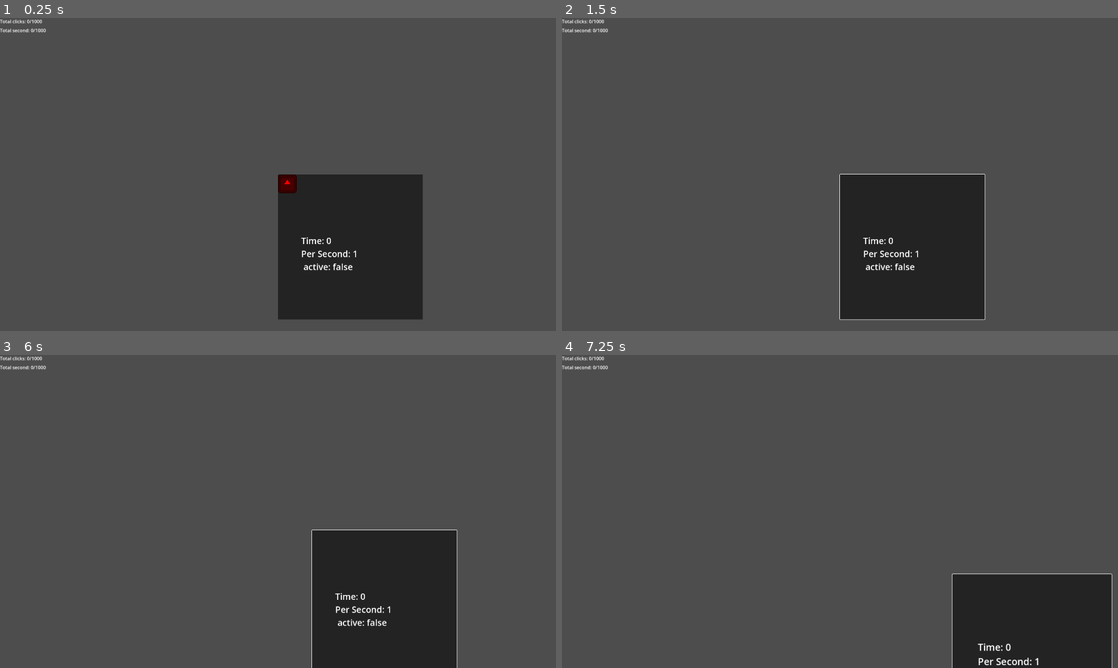
Above: before the commit, frames 1-4 (two rows, left to right).
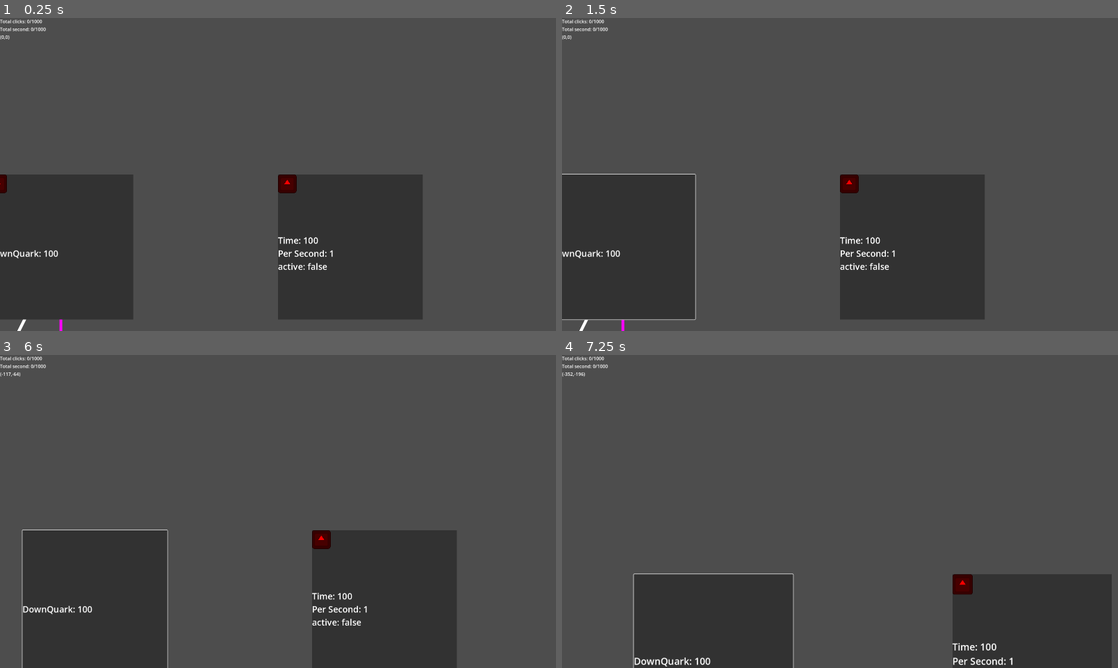
Above: after the commit, the same moments.

Repository: WilliamAHoffman/EmergentUniverse
Game: Godot game, scene res://scenes/root.tscn
Same seed, same stepped clock (60 frames per second), same inputs: the game is played once before the commit and once after it. The engine's default icon, where the game draws it, is replaced by a stand-in: a white triangle on a blue panel in a dark square.
Inputs (mouse positions are in pixels of both pictures, inside the frame that each line leads up to):
- Up to frame 1 (0.25 s): no input
- Up to frame 2 (1.5 s): click (912, 246) at 0.5 s; click (623, 246) at 1.27 s
- Up to frame 3 (6 s): click (350, 583) at 2 s; click (61, 583) at 2.77 s; click (350, 583) at 3.5 s; click (61, 583) at 4.27 s; tap Enter at 5 s; move the mouse to (400, 495) at 5.02 s; click (400, 495) at 5.1 s; tap Space at 5.75 s; drag from (166, 527) to (250, 574) at 5.77 s
- Up to frame 4 (7.25 s): tap Enter at 6.5 s; move the mouse to (895, 442) at 6.52 s; tap Mouse wheel up (wheel_up) at 6.6 s; click (895, 442) at 6.67 s

The runs differ from the first frame. In frame 1, 12% of the frame differs, in the area x 0-65%, y 2-100%; in frame 2, 12%; in frame 3, 12%, in the area x 0-83%, y 2-100%; in frame 4, 9.5%.

Commit message:
made ui improvements

Diff:
--- a/project.godot
+++ b/project.godot
@@ -17,8 +17,8 @@
 
 [autoload]
 
-Player="*res://scripts/player scripts/player.gd"
-EventBus="*res://scripts/event_bus.gd"
+Player="*res://scripts/global_loaded/player scripts/player.gd"
+EventBus="*res://scripts/global_loaded/event_bus.gd"
 
 [display]
 
@@ -32,6 +32,7 @@
 "res://data/": "red",
 "res://scenes/": "green",
 "res://scripts/": "pink",
+"res://scripts/global_loaded/": "red",
 "res://sprites/": "yellow"
 }
 
--- a/scenes/buttontemplate.tscn
+++ b/scenes/buttontemplate.tscn
@@ -13,38 +13,23 @@
 size_flags_vertical = 3
 theme_type_variation = &"FlatButton"
 
-[node name="ColorRect" type="ColorRect" parent="."]
+[node name="MarginContainer" type="MarginContainer" parent="."]
+layout_mode = 0
+offset_right = 500.0
+offset_bottom = 500.0
+
+[node name="Label" type="Label" parent="MarginContainer"]
+layout_mode = 2
+theme_override_font_sizes/font_size = 30
+
+[node name="ColorRect" type="ColorRect" parent="MarginContainer"]
 z_index = -1
 z_as_relative = false
 custom_minimum_size = Vector2(500, 500)
 layout_mode = 2
-offset_right = 500.0
-offset_bottom = 500.0
-grow_horizontal = 2
-grow_vertical = 2
 color = Color(0.194349, 0.194349, 0.194349, 1)
 
-[node name="Button" type="Button" parent="."]
-layout_mode = 1
-anchors_preset = 15
-anchor_right = 1.0
-anchor_bottom = 1.0
-grow_horizontal = 2
-grow_vertical = 2
+[node name="Button" type="Button" parent="MarginContainer"]
+layout_mode = 2
 theme_override_font_sizes/font_size = 50
-
-[node name="Label" type="Label" parent="Button"]
-layout_mode = 1
-anchors_preset = 8
-anchor_left = 0.5
-anchor_top = 0.5
-anchor_right = 0.5
-anchor_bottom = 0.5
-offset_left = -170.0
-offset_top = -21.0
-offset_right = 170.0
-offset_bottom = 21.0
-grow_horizontal = 2
-grow_vertical = 2
-theme_override_font_sizes/font_size = 30
-text = "helllllllllllllllllllllooooooo"
+flat = true
--- a/scenes/root.tscn
+++ b/scenes/root.tscn
@@ -15,28 +15,36 @@
 
 [node name="CanvasLayer" type="CanvasLayer" parent="PlayerCamera"]
 
-[node name="DisplayManager" type="Control" parent="PlayerCamera/CanvasLayer" node_paths=PackedStringArray("click_counter", "second_counter")]
+[node name="DisplayManager" type="Control" parent="PlayerCamera/CanvasLayer" node_paths=PackedStringArray("click_counter", "second_counter", "coordinates", "camera")]
 layout_mode = 3
 anchors_preset = 0
 offset_right = 312.0
 offset_bottom = 381.0
 script = ExtResource("6_iwpn0")
-click_counter = NodePath("ClickCounter")
-second_counter = NodePath("SecondCounter")
+click_counter = NodePath("VBoxContainer/ClickCounter")
+second_counter = NodePath("VBoxContainer/SecondCounter")
+coordinates = NodePath("VBoxContainer/Coordinates")
+camera = NodePath("../..")
 metadata/_edit_use_anchors_ = true
 
-[node name="ClickCounter" type="Label" parent="PlayerCamera/CanvasLayer/DisplayManager"]
-layout_mode = 0
-offset_right = 181.0
-offset_bottom = 29.0
+[node name="VBoxContainer" type="VBoxContainer" parent="PlayerCamera/CanvasLayer/DisplayManager"]
+layout_mode = 1
+anchors_preset = 15
+anchor_right = 1.0
+anchor_bottom = 1.0
+grow_horizontal = 2
+grow_vertical = 2
+
+[node name="ClickCounter" type="Label" parent="PlayerCamera/CanvasLayer/DisplayManager/VBoxContainer"]
+layout_mode = 2
 metadata/_edit_use_anchors_ = true
 
-[node name="SecondCounter" type="Label" parent="PlayerCamera/CanvasLayer/DisplayManager"]
-layout_mode = 0
-offset_top = 31.0
-offset_right = 183.0
-offset_bottom = 64.0
+[node name="SecondCounter" type="Label" parent="PlayerCamera/CanvasLayer/DisplayManager/VBoxContainer"]
+layout_mode = 2
 metadata/_edit_use_anchors_ = true
+
+[node name="Coordinates" type="Label" parent="PlayerCamera/CanvasLayer/DisplayManager/VBoxContainer"]
+layout_mode = 2
 
 [node name="ButtonManagerControl" type="Control" parent="."]
 layout_mode = 3
--- a/scripts/button scripts/button_data.gd
+++ b/scripts/button scripts/button_data.gd
@@ -11,7 +11,7 @@
 var sprite : Sprite2D
 var in_bonus : Dictionary
 var out_bonus : Array
-
+var position : Vector2
 
 #Conditional variables
 var cost : Dictionary #[ResourceData, int]
@@ -63,13 +63,13 @@
 			label.text += "\n" + "Per Second: " + str(per_second)
 
 	if cost.size() > 0:
-		label.text += "\n cost: "
+		label.text += "\ncost: "
 		for resource in cost:
 			label.text += resource.name + " " + str(cost[resource]) +", "
 		label.text = label.text.substr(0,label.text.length()-2)
 
 	if on_timer_active:
-		label.text += "\n active: " + str(unpause_timer)
+		label.text += "\nactive: " + str(unpause_timer)
 
 
 #Optional Functions
--- a/scripts/button scripts/button_manager.gd
+++ b/scripts/button scripts/button_manager.gd
@@ -10,7 +10,6 @@
 var buttons : Dictionary
 var resources : Dictionary
 var bonuses : Dictionary
-var button_pos : Dictionary
 var button_children : Array
 
 func _ready():
@@ -25,6 +24,9 @@
 	_add_button_data()
 	for button in button_children:
 		_update_bonuses(button)
+		print(button)
+	for button in buttons:
+		print(button)
 
 
 func _physics_process(delta):
@@ -134,7 +136,7 @@
 				else:
 					_apply_bonuses(dict_name, bonuses[words[1]], buttons[words[2]])
 			elif words[0] == "pos":
-				button_pos[dict_name] = Vector2(int(words[1]), int(words[2]))
+				buttons[dict_name].position = Vector2(int(words[1]), int(words[2]))
 	file.close()
 
 
@@ -168,7 +170,7 @@
 		button.connect("gui_input",_on_button_pressed.bind(button))
 		button.connect("mouse_entered",_on_button_hovered.bind(button))
 		buttons[button.name].button = button
-		buttons[button.name].label = button.get_child(0)
+		buttons[button.name].label = button.get_parent().get_child(0)
 		if !buttons[button.name].is_unlocked:
 			button.get_parent().visible = false
 		button.connect("visibility_changed",_on_visibility_changed.bind(buttons[button.name].location))
@@ -217,9 +219,9 @@
 	for button in buttons:
 		var template = preload("res://scenes/buttontemplate.tscn").instantiate()
 		template.name = button
-		template.get_child(1).name = button
+		template.get_child(0).get_child(2).name = button
 		loaded_buttons.add_child(template)
-		template.position = button_pos[button]
+		template.position = buttons[button].position
 
 
 func _on_visibility_changed(location):
@@ -234,7 +236,8 @@
 		else:
 			button.label.set("theme_override_colors/font_color",Color(100,0,0))
 
+
 func _get_child_buttons():
 	button_children = []
 	for template in loaded_buttons.get_children():
-		button_children.append(template.get_child(1))
+		button_children.append(template.get_child(0).get_child(2))
--- a/scripts/button scripts/line_manager.gd
+++ b/scripts/button scripts/line_manager.gd
@@ -13,10 +13,7 @@
 func _check_all_lines():
 	for line in lines:
 		if !line.line.visible:
-			print(line)
 			if line.sender.is_unlocked and line.reciever.is_unlocked:
-				print(line.sender.button.name + " sender")
-				print(line.reciever.button.name + " reciever")
 				line.line.visible = true
 
 
@@ -38,9 +35,11 @@
 		_draw_line(newline.sender.button, newline.reciever.button, newline.line)
 		lines.append(newline)
 
-func _draw_line(sender : Button, recieve : Button, line : Line2D):
-	var start = Vector2(sender.get_parent().position.x + sender.size.x/2, sender.get_parent().position.y + sender.get_parent().size.y/2)
-	var end = Vector2(recieve.get_parent().position.x + recieve.size.x/2, recieve.get_parent().position.y + recieve.get_parent().size.y/2)
+func _draw_line(sender : Button, reciever : Button, line : Line2D):
+	var sender_pos = buttons[sender.name].position
+	var reciever_pos = buttons[reciever.name].position
+	var start = Vector2(sender_pos.x + sender.get_parent().size.x/2, sender_pos.y + sender.get_parent().size.y/2)
+	var end = Vector2(reciever_pos.x + reciever.get_parent().size.x/2, reciever_pos.y + reciever.get_parent().size.y/2)
 	line.add_point(start)
 	line.add_point(end)
 	line.z_index = -1
--- a/scripts/display scripts/display_manager.gd
+++ b/scripts/display scripts/display_manager.gd
@@ -2,7 +2,10 @@
 
 @export var click_counter : Label
 @export var second_counter : Label
+@export var coordinates : Label
+@export var camera : Camera2D
 
 func _physics_process(delta):
 	click_counter.text = "Total clicks: " + str(Player.total_clicks) + "/" + str(Player.max_clicks)
 	second_counter.text = "Total second: " + str(Player.total_seconds) + "/" + str(Player.max_seconds)
+	coordinates.text = "(" + str(int(camera.position.x)) + "," + str(int(camera.position.y)) + ")"
--- /dev/null
+++ b/scripts/global_loaded/save_script.gd
@@ -0,0 +1 @@
+extends Node
--- a/scripts/resource scripts/resource_data.gd
+++ b/scripts/resource scripts/resource_data.gd
@@ -4,6 +4,6 @@
 
 var name : String
 var dict_name : String
-var quantity := 0
-var total_quantity := 0
+var quantity := 100
+var total_quantity := 100
 var perma_unlocked = true
--- a/scripts/test scripts/test_script.gd
+++ /dev/null
@@ -1,6 +0,0 @@
-extends Node
-
-
-# Called when the node enters the scene tree for the first time.
-func _ready():
-	print("Hello")
Not shown, changed: data/button_data.txt
Renamed: scripts/event_bus.gd -> scripts/global_loaded/event_bus.gd
Renamed: scripts/player scripts/player.gd -> scripts/global_loaded/player scripts/player.gd
